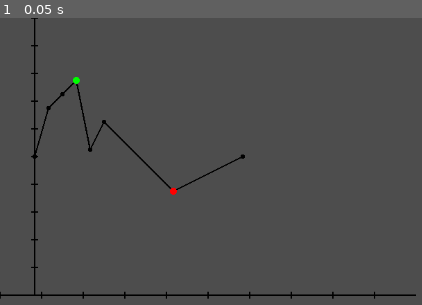
Above: before the commit, frame 1.
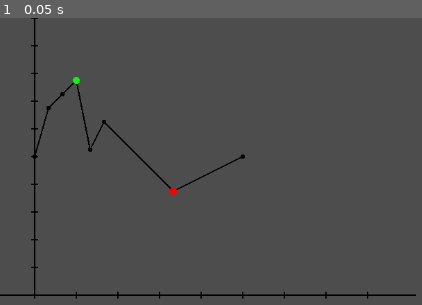
Above: after the commit, the same moment.

Repository: Ayadayi/Tissu_cardiaque
Game: Godot game, scene res://node_2d.tscn
Same seed, same stepped clock (60 frames per second), same inputs: the game is played once before the commit and once after it.
Inputs:
- Up to frame 1 (0.05 s): no input

The runs differ from the first frame. In frame 1, 0.1% of the frame differs, in the area x 0-89%, y 95-98%.

Commit message:
Update control.gd

Diff:
--- a/courbe/control.gd
+++ b/courbe/control.gd
@@ -18,6 +18,7 @@
 	points.append(Vector2(150, height / 2 - 50))
 	points.append(Vector2(250, height / 2 + 50))
 	points.append(Vector2(350, height / 2))
+
 
 
 func _draw():
@@ -44,7 +45,7 @@
 
 	# Ajouter des graduations sur l'axe des abscisses X
 	for i in range(0, RESOLUTION, int(RESOLUTION / 10)):
-		var x = i / float(RESOLUTION) * width
+		var x = i / float(RESOLUTION) * width - 10
 		draw_line(Vector2(x, height - 5), Vector2(x, height + 5), Color(0, 0, 0), 2)  # Repères sur l'axe des X
 
 	# Ajouter des repères sur l'axe des ordonnées Y
